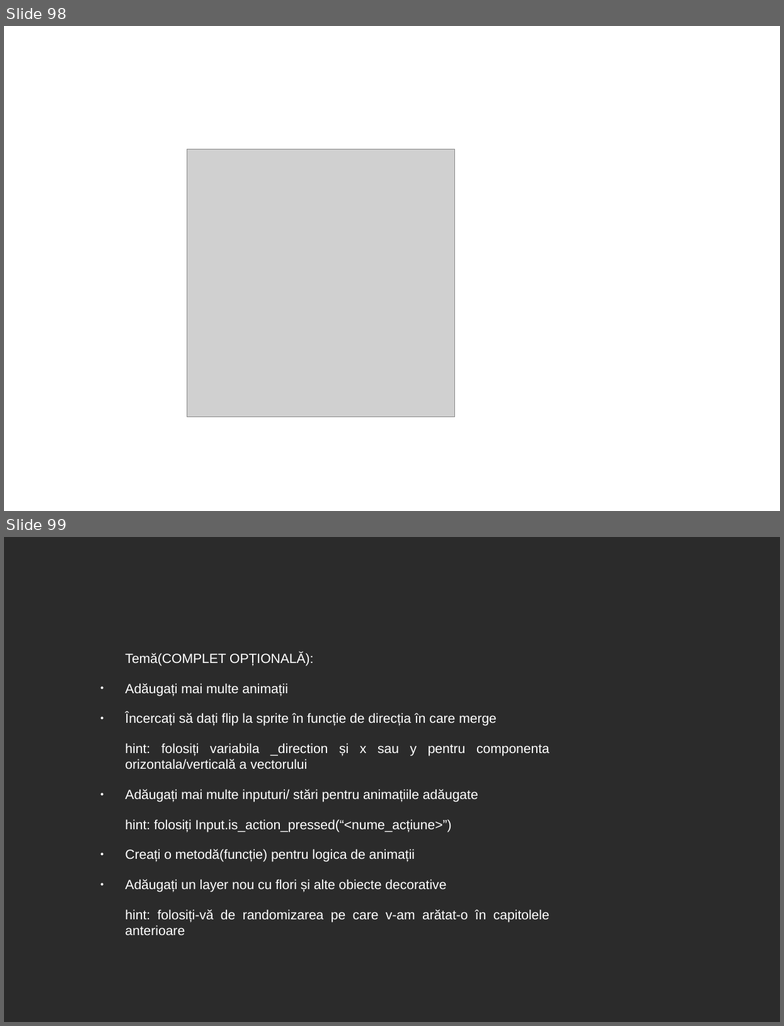
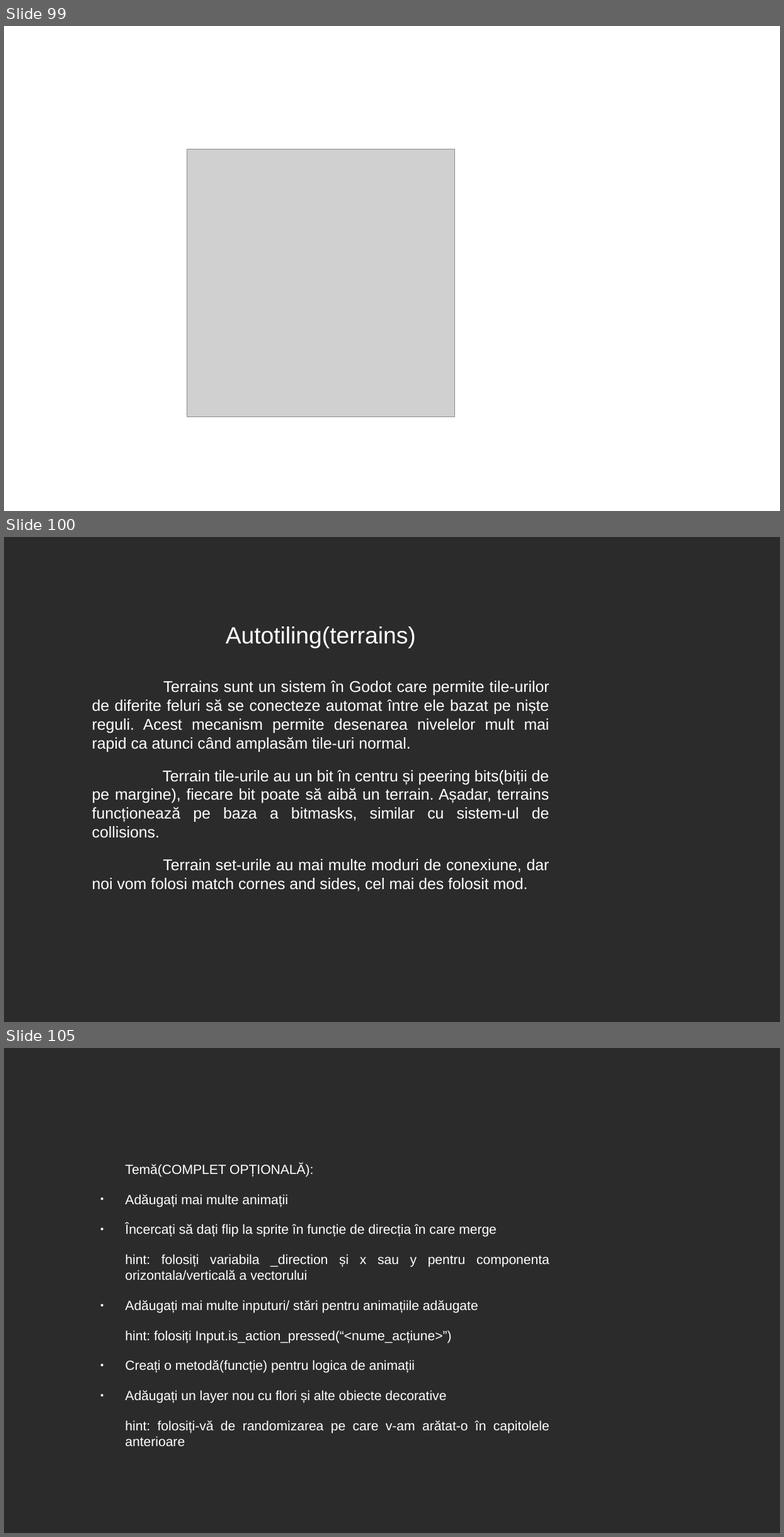
Before and after one commit to 0xspiderr/gdc-upt-presentations, a slide deck: presentation_1/1_introducere_in_godot.odp. Shown one above the other, each under a label of ours: slides 98 and 99 before the commit, slides 99, 100 and 105 after it; the slides between them are not shown. The pictures are 784x1026 and 784x1537 pixels, drawn with LibreOffice and Linux fonts; fonts in the diff are those of the drawing; grey boxes stand for pictures; background and template pictures are left out; a plain dark background stands for a picture behind light text. Boxes give left, top, right and bottom in pixels: in the first picture for what was removed or moved away, otherwise in the second. Text is boxed around its words. In the diff, an @@ line names an element or a change of style, - is before the commit and + after.

```diff
--- a/presentation_1/1_introducere_in_godot.odp
+++ b/presentation_1/1_introducere_in_godot.odp
@@ slide 100 added at [4, 537, 780, 1022], background picture (left out) @@
@@ title added at [226, 626, 416, 649], 24 pt, text #FFFFFF @@
+Autotiling(terrains)
@@ text added at [92, 681, 550, 891], 16 pt, text #FFFFFF @@
+Terrains sunt un sistem în Godot care permite tile-urilor de diferite feluri să se conecteze automat între ele bazat pe niște reguli. Acest mecanism permite desenarea nivelelor mult mai rapid ca atunci când amplasăm tile-uri normal.
+Terrain tile-urile au un bit în centru și peering bits(biții de pe margine), fiecare bit poate să aibă un terrain. Așadar, terrains funcționează pe baza a bitmasks, similar cu sistem-ul de collisions.
+Terrain set-urile au mai multe moduri de conexiune, dar noi vom folosi match cornes and sides, cel mai des folosit mod.
@@ what was slide 98 is now slide 99 @@
@@ what was slide 99 is now slide 105 @@
```
Also in this commit, not shown: 5 other slides added, 3 other files.
